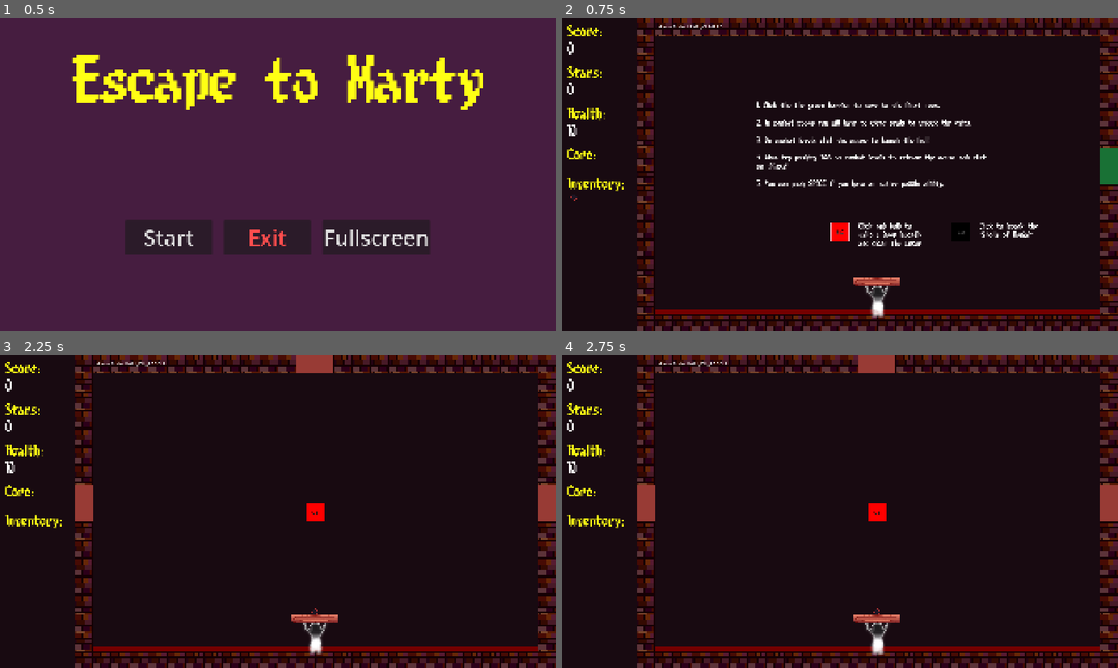
Above: before the commit, frames 1-4 (two rows, left to right).
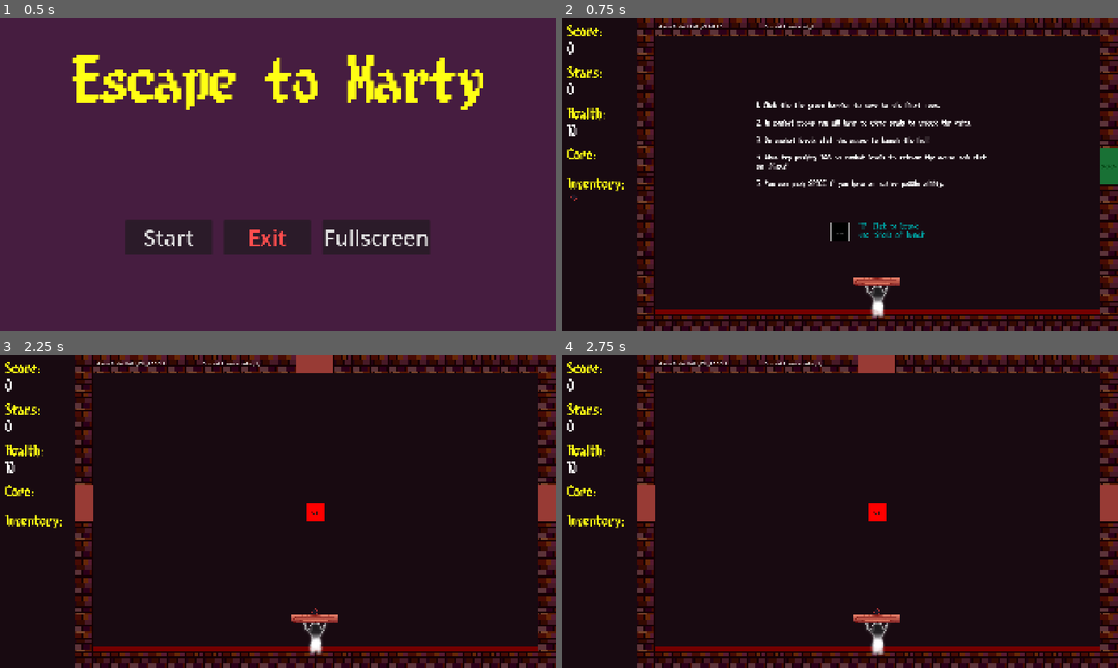
Above: after the commit, the same moments.

Repository: lostpoet999/escape_to_marty
Game: Godot game, scene res://scenes_and_scripts/ui_main_menu/main_menu.tscn
The game is run twice, just before and just after one commit, with the same random seed, the same clock (stepped at 60 frames per second) and the same inputs. Sound files missing from this copy of the repository are replaced by a short silence.
Inputs (mouse positions are in pixels of both pictures, inside the frame that each line leads up to):
- Up to frame 1 (0.5 s): no input
- Up to frame 2 (0.75 s): click "Start" at 0.5 s
- Up to frame 3 (2.25 s): click (11, 533) at 1.25 s; tap Enter at 2 s; move the mouse to (544, 502) at 2.02 s; hold Tab (click_mode_toggle) from 2.03 s (still down); click (544, 502) at 2.17 s
- Up to frame 4 (2.75 s): keep holding Tab (click_mode_toggle)

Frame 1 is identical in both runs. In frame 2, 0.9% of the frame differs, in the area x 36-100%, y 2-73%; in frame 3, less than 0.1%; in frame 4, less than 0.1%.

Commit message:
chore: exit tweaks and a current room debug label

Diff:
--- a/scenes_and_scripts/levels/common_rooms/start_1.tscn
+++ b/scenes_and_scripts/levels/common_rooms/start_1.tscn
@@ -7,6 +7,11 @@
 [sub_resource type="LabelSettings" id="LabelSettings_oufug"]
 font = ExtResource("2_45lsl")
 font_size = 24
+
+[sub_resource type="LabelSettings" id="LabelSettings_cefam"]
+font = ExtResource("2_45lsl")
+font_size = 24
+font_color = Color(0, 0.59170103, 0.5938744, 1)
 
 [node name="common_room" unique_id=565861230 instance=ExtResource("1_cckqh")]
 
@@ -28,31 +33,15 @@
 label_settings = SubResource("LabelSettings_oufug")
 autowrap_mode = 3
 
-[node name="OpenSeal" parent="PlayArea" parent_id_path=PackedInt32Array(87831636) index="4" unique_id=887021685 instance=ExtResource("3_oufug")]
+[node name="OpenSeal2" parent="PlayArea" parent_id_path=PackedInt32Array(87831636) index="4" unique_id=1038486442 instance=ExtResource("3_oufug")]
 position = Vector2(679, 736)
-initialize_brick_on_leveldata = false
-stages = Dictionary[int, float]({
-1: 5.0
-})
-
-[node name="OpenSeal2" parent="PlayArea" parent_id_path=PackedInt32Array(87831636) index="5" unique_id=1038486442 instance=ExtResource("3_oufug")]
-position = Vector2(1095, 736)
 initialize_brick_on_leveldata = false
 
 [node name="Label2" type="Label" parent="." index="6" unique_id=1932243363]
-offset_left = 1440.0
-offset_top = 704.0
-offset_right = 1696.0
-offset_bottom = 763.0
-text = "Click to break the \"Shells of Denial\""
-label_settings = SubResource("LabelSettings_oufug")
-autowrap_mode = 3
-
-[node name="Label3" type="Label" parent="." index="7" unique_id=1396358320]
 offset_left = 1024.0
 offset_top = 704.0
 offset_right = 1280.0
-offset_bottom = 791.0
-text = "Click and hold to take a deep breath and clear the anger"
-label_settings = SubResource("LabelSettings_oufug")
+offset_bottom = 763.0
+text = "TIP: Click to break the \"Shells of Denial\""
+label_settings = SubResource("LabelSettings_cefam")
 autowrap_mode = 3
--- a/scenes_and_scripts/levels/room_base.gd
+++ b/scenes_and_scripts/levels/room_base.gd
@@ -5,6 +5,7 @@
 var stars_in_level: int = 0
 var bricks_in_level: int = 0
 @onready var game_state_lbl: Label = $GameState_Lbl
+@onready var current_room_lbl: Label = $CurrentRoom_Lbl
 
 
 func _process(_delta: float) -> void:
@@ -14,6 +15,7 @@
 
 func _ready() -> void:
 	bricks_in_level = get_tree().get_nodes_in_group("bricks").size()
+	current_room_lbl.text = "Current Room: " + GameManager.current_room_id
 	Signalbus.stars_updated.emit()
 	Signalbus.score_updated.emit()
 	Signalbus.player_health_updated.emit()
--- a/scenes_and_scripts/levels/room_base.tscn
+++ b/scenes_and_scripts/levels/room_base.tscn
@@ -384,3 +384,10 @@
 offset_top = 19.0
 offset_right = 374.0
 offset_bottom = 42.0
+
+[node name="CurrentRoom_Lbl" type="Label" parent="." unique_id=443116913]
+offset_left = 699.0
+offset_top = 19.0
+offset_right = 807.0
+offset_bottom = 42.0
+text = "Current Floor:"
--- a/scenes_and_scripts/player/mouse_gestures.gd
+++ b/scenes_and_scripts/player/mouse_gestures.gd
@@ -12,7 +12,7 @@
 
 
 func _input(event: InputEvent)->void:
-	if GameManager.current_state == GameManager.GameState.CLICK_MODE or GameManager.current_state == GameManager.GameState.LEVEL_CLEARED:
+	if GameManager.current_state == GameManager.GameState.CLICK_MODE:
 		if not event is InputEventMouseButton:
 			return
 		if event.button_index == MOUSE_BUTTON_LEFT:
--- a/scenes_and_scripts/walls/exits/east_exit.tscn
+++ b/scenes_and_scripts/walls/exits/east_exit.tscn
@@ -4,6 +4,10 @@
 
 [sub_resource type="RectangleShape2D" id="RectangleShape2D_v65l6"]
 size = Vector2(64, 128)
+
+[sub_resource type="LabelSettings" id="LabelSettings_v65l6"]
+font_size = 32
+font_color = Color(6.5878965e-07, 0.23922744, 0.05145143, 1)
 
 [node name="EastExit" unique_id=618575957 instance=ExtResource("1_v65l6")]
 
@@ -17,13 +21,26 @@
 offset_bottom = 64.0
 
 [node name="ExitBarrier_open" parent="." index="2" unique_id=1579582079]
+visible = true
 offset_left = -32.0
 offset_top = -64.0
 offset_right = 32.0
 offset_bottom = 64.0
 
-[node name="wall_1" parent="walls_no_door" parent_id_path=PackedInt32Array(1036666021) index="0" unique_id=1891735852]
+[node name="Label" type="Label" parent="ExitBarrier_open" index="0" unique_id=188507996]
+layout_mode = 0
+offset_left = 6.0
+offset_top = 41.0
+offset_right = 61.0
+offset_bottom = 86.0
+text = ">>>"
+label_settings = SubResource("LabelSettings_v65l6")
+
+[node name="walls_no_door" parent="." index="3" unique_id=1036666021]
+visible = false
+
+[node name="wall_1" parent="walls_no_door" index="0" unique_id=1891735852]
 position = Vector2(0, 32)
 
-[node name="wall_2" parent="walls_no_door" parent_id_path=PackedInt32Array(1036666021) index="1" unique_id=408428922]
+[node name="wall_2" parent="walls_no_door" index="1" unique_id=408428922]
 position = Vector2(0, -32)
--- a/scenes_and_scripts/walls/exits/exits.gd
+++ b/scenes_and_scripts/walls/exits/exits.gd
@@ -11,11 +11,18 @@
 	Signalbus.level_cleared.connect(enable_exits)
 	reconcile_exits()
 
+func tween_open_door()->void:
+	var tween: Tween = create_tween()
+	tween.tween_property(self, "scale", Vector2(.95, .95), .5)
+	tween.tween_property(self, "scale", Vector2(1.0, 1.0), .5)
+	tween.set_loops(0)
+
 func reconcile_exits()-> void:
 	match self.name:
 		"NorthExit":
 			if room_ref[GameManager.current_room_id].north_exit != "" and room_cleared:
 				show_open_door()
+				tween_open_door()
 			elif room_ref[GameManager.current_room_id].north_exit != "" and !room_cleared:
 				show_closed_door()
 			elif room_ref[GameManager.current_room_id].north_exit == "":
@@ -23,6 +30,7 @@
 		"SouthExit":
 			if room_ref[GameManager.current_room_id].south_exit != "" and room_cleared:
 				show_open_door()
+				tween_open_door()
 			elif room_ref[GameManager.current_room_id].south_exit != "" and !room_cleared:
 				show_closed_door()
 			elif room_ref[GameManager.current_room_id].south_exit == "":
@@ -30,6 +38,7 @@
 		"EastExit":
 			if room_ref[GameManager.current_room_id].east_exit != "" and room_cleared:
 				show_open_door()
+				tween_open_door()
 			elif room_ref[GameManager.current_room_id].east_exit != "" and !room_cleared:
 				show_closed_door()
 			elif room_ref[GameManager.current_room_id].east_exit == "":
@@ -37,6 +46,7 @@
 		"WestExit":
 			if room_ref[GameManager.current_room_id].west_exit != "" and room_cleared:
 				show_open_door()
+				tween_open_door()
 			elif room_ref[GameManager.current_room_id].west_exit != "" and !room_cleared:
 				show_closed_door()
 			elif room_ref[GameManager.current_room_id].west_exit == "":
--- a/scenes_and_scripts/walls/exits/north_exit.tscn
+++ b/scenes_and_scripts/walls/exits/north_exit.tscn
@@ -5,7 +5,27 @@
 [sub_resource type="RectangleShape2D" id="RectangleShape2D_otxt5"]
 size = Vector2(128, 64)
 
+[sub_resource type="LabelSettings" id="LabelSettings_xercq"]
+font_size = 32
+font_color = Color(6.5878965e-07, 0.23922744, 0.05145143, 1)
+
 [node name="NorthExit" unique_id=618575957 instance=ExtResource("1_otxt5")]
 
 [node name="CollisionShape2D" type="CollisionShape2D" parent="." index="0" unique_id=1206359302]
 shape = SubResource("RectangleShape2D_otxt5")
+
+[node name="ExitBarrier_open" parent="." index="2" unique_id=1579582079]
+visible = true
+
+[node name="Label" type="Label" parent="ExitBarrier_open" index="0" unique_id=1345146644]
+layout_mode = 0
+offset_left = 40.0
+offset_top = 59.0
+offset_right = 95.0
+offset_bottom = 104.0
+rotation = -1.5707964
+text = ">>>"
+label_settings = SubResource("LabelSettings_xercq")
+
+[node name="walls_no_door" parent="." index="3" unique_id=1036666021]
+visible = false
--- a/scenes_and_scripts/walls/exits/south_exit.tscn
+++ b/scenes_and_scripts/walls/exits/south_exit.tscn
@@ -5,7 +5,27 @@
 [sub_resource type="RectangleShape2D" id="RectangleShape2D_jt87b"]
 size = Vector2(128, 64)
 
+[sub_resource type="LabelSettings" id="LabelSettings_jt87b"]
+font_size = 32
+font_color = Color(6.5878965e-07, 0.23922744, 0.05145143, 1)
+
 [node name="SouthExit" unique_id=618575957 instance=ExtResource("1_jt87b")]
 
 [node name="CollisionShape2D" type="CollisionShape2D" parent="." index="0" unique_id=2121695436]
 shape = SubResource("RectangleShape2D_jt87b")
+
+[node name="ExitBarrier_open" parent="." index="2" unique_id=1579582079]
+visible = true
+
+[node name="Label" type="Label" parent="ExitBarrier_open" index="0" unique_id=23538917]
+layout_mode = 0
+offset_left = 87.0
+offset_top = 5.0
+offset_right = 142.0
+offset_bottom = 50.0
+rotation = 1.5707964
+text = ">>>"
+label_settings = SubResource("LabelSettings_jt87b")
+
+[node name="walls_no_door" parent="." index="3" unique_id=1036666021]
+visible = false
--- a/scenes_and_scripts/walls/exits/west_exit.tscn
+++ b/scenes_and_scripts/walls/exits/west_exit.tscn
@@ -4,6 +4,10 @@
 
 [sub_resource type="RectangleShape2D" id="RectangleShape2D_2q54b"]
 size = Vector2(64, 128)
+
+[sub_resource type="LabelSettings" id="LabelSettings_2q54b"]
+font_size = 32
+font_color = Color(6.5878965e-07, 0.23922744, 0.05145143, 1)
 
 [node name="WestExit" unique_id=618575957 instance=ExtResource("1_2q54b")]
 
@@ -17,13 +21,27 @@
 offset_bottom = 64.0
 
 [node name="ExitBarrier_open" parent="." index="2" unique_id=1579582079]
+visible = true
 offset_left = -32.0
 offset_top = -64.0
 offset_right = 32.0
 offset_bottom = 64.0
 
-[node name="wall_1" parent="walls_no_door" parent_id_path=PackedInt32Array(1036666021) index="0" unique_id=1891735852]
+[node name="Label" type="Label" parent="ExitBarrier_open" index="0" unique_id=1310408259]
+layout_mode = 0
+offset_left = 58.0
+offset_top = 87.0
+offset_right = 113.0
+offset_bottom = 132.0
+rotation = 3.1415927
+text = ">>>"
+label_settings = SubResource("LabelSettings_2q54b")
+
+[node name="walls_no_door" parent="." index="3" unique_id=1036666021]
+visible = false
+
+[node name="wall_1" parent="walls_no_door" index="0" unique_id=1891735852]
 position = Vector2(0, 32)
 
-[node name="wall_2" parent="walls_no_door" parent_id_path=PackedInt32Array(1036666021) index="1" unique_id=408428922]
+[node name="wall_2" parent="walls_no_door" index="1" unique_id=408428922]
 position = Vector2(0, -32)
